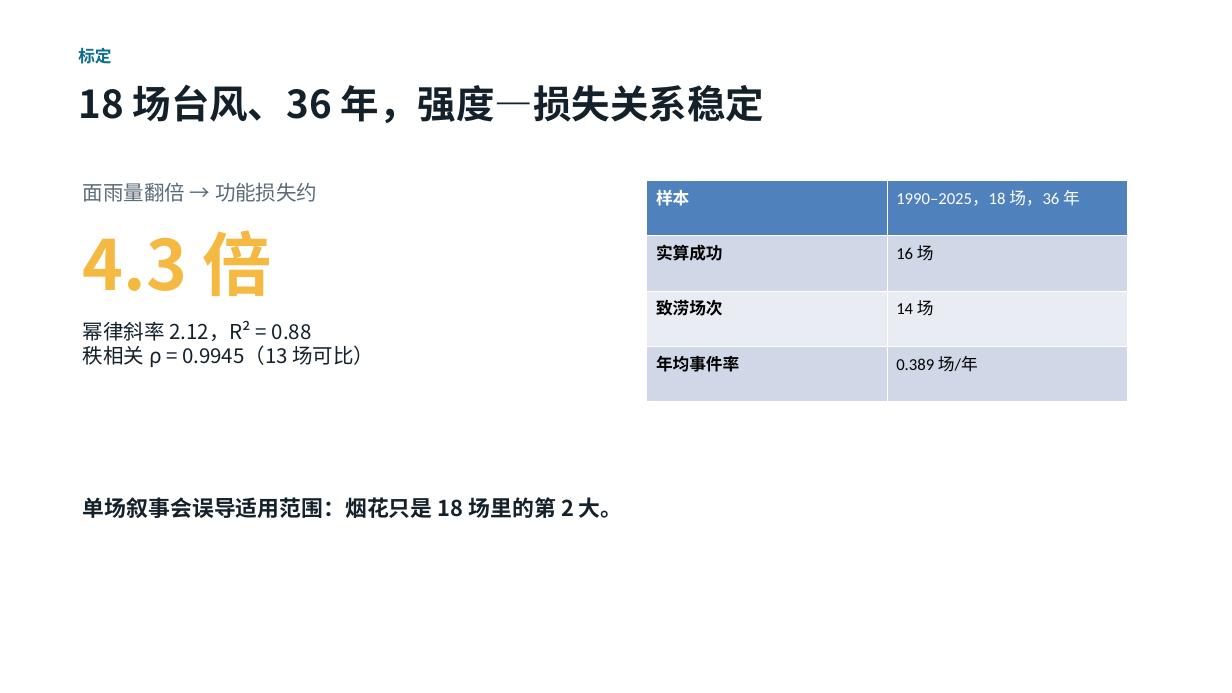
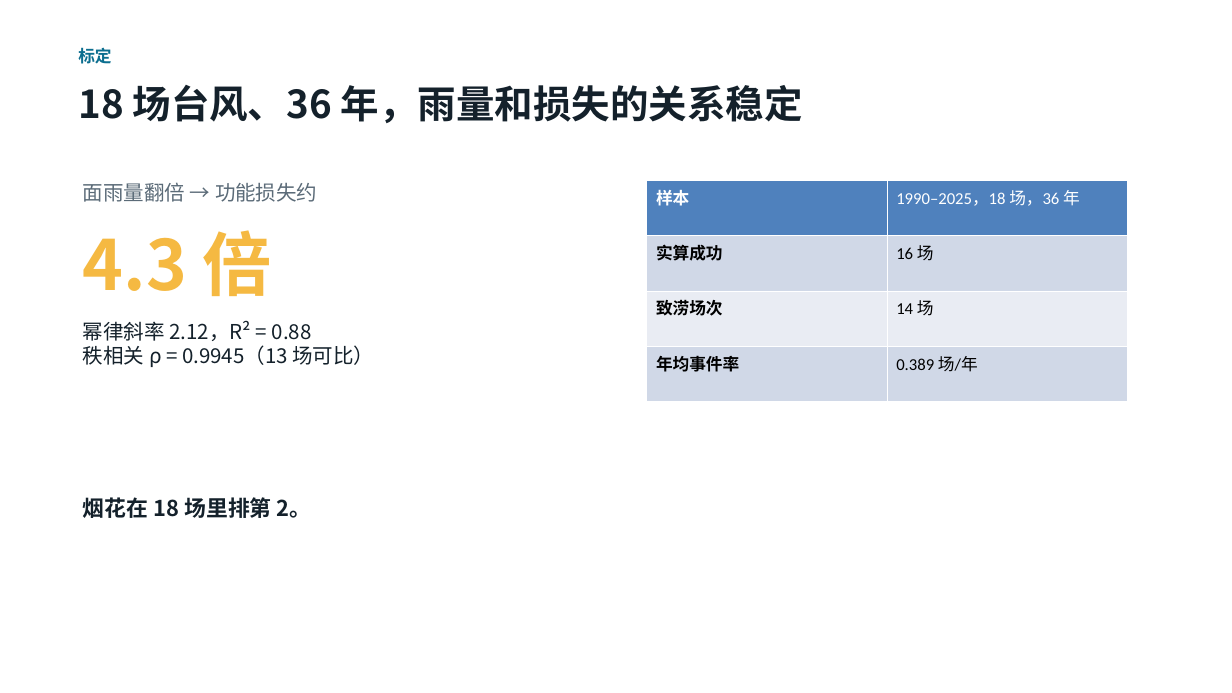
Before and after one commit to toki0413/typhoeus, a slide deck: slide 9 of docs/demo/typhoeus-demo.pptx. Drawn at 1232x693 pixels with LibreOffice and Linux fonts; fonts in the diff are those of the drawing. Boxes give left, top, right and bottom in pixels: in the first picture for what was removed or moved away, otherwise in the second. Text is boxed around its words. In the diff, an @@ line names an element or a change of style, - is before the commit and + after.

```diff
--- a/docs/demo/typhoeus-demo.pptx
+++ b/docs/demo/typhoeus-demo.pptx
@@ text at (x1=78, y1=85, x2=803, y2=123): text changed @@
-18 场台风、36 年，强度—损失关系稳定
+18 场台风、36 年，雨量和损失的关系稳定
@@ text at (x1=83, y1=497, x2=312, y2=518): text changed @@
-单场叙事会误导适用范围：烟花只是 18 场里的第 2 大。
+烟花在 18 场里排第 2。
```
Also in this commit, not shown: 11 other slides changed, 1 slide removed, 11 other files.
